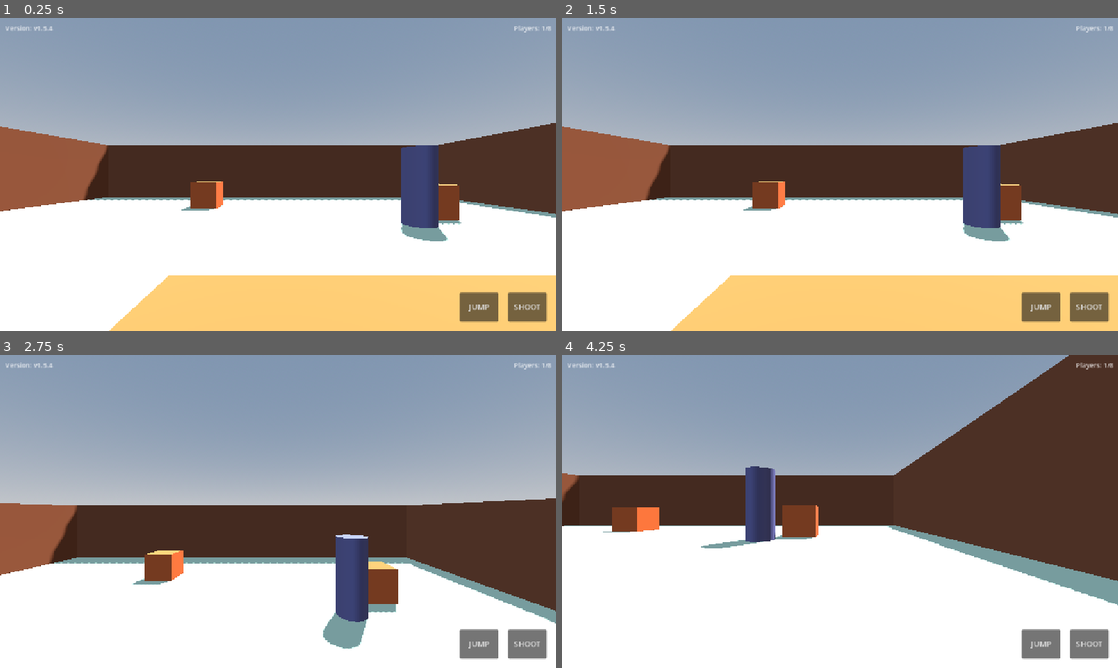
Above: before the commit, frames 1-4 (two rows, left to right).
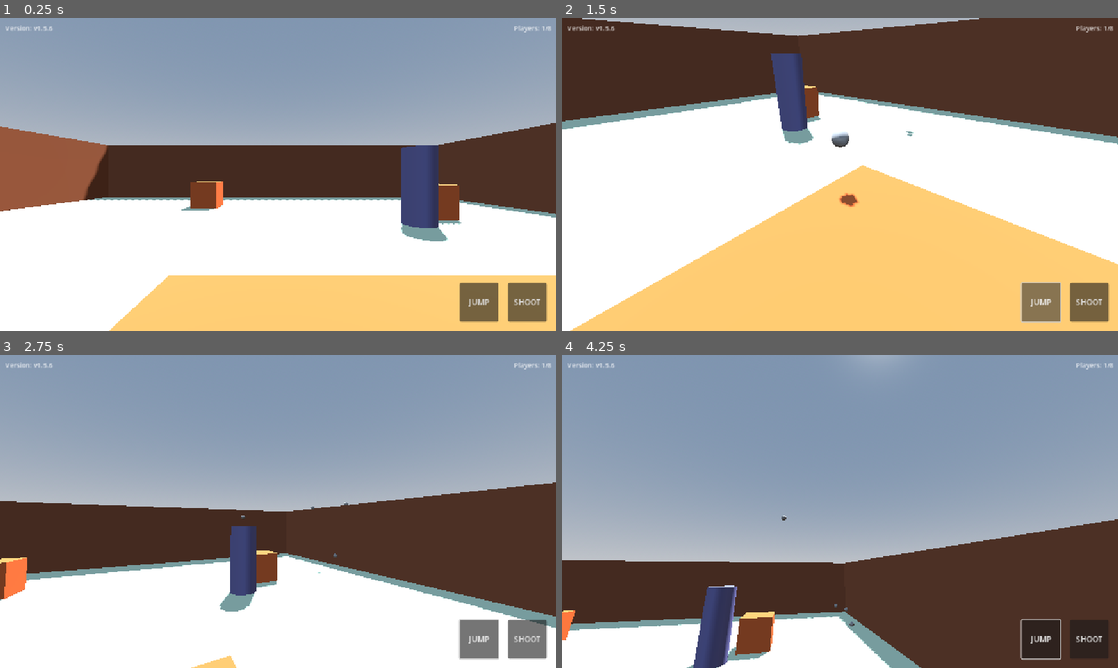
Above: after the commit, the same moments.

Repository: shikiuku/SimpleFPS
Game: Godot game, scene res://scenes/TestLevel.tscn
The game is run twice, just before and just after one commit, with the same random seed, the same clock (stepped at 60 frames per second) and the same inputs. This scene is started directly instead of the project's main scene.
Inputs (mouse positions are in pixels of both pictures, inside the frame that each line leads up to):
- Up to frame 1 (0.25 s): no input
- Up to frame 2 (1.5 s): click "SHOOT" at 0.5 s; click "JUMP" at 1.25 s
- Up to frame 3 (2.75 s): move the mouse to (400, 495) at 2.02 s; press the mouse at (400, 495) at 2.03 s; hold D (move_right) from 2.03 s (still down); tap Space (jump) at 2.27, 2.3, 2.57 s
- Up to frame 4 (4.25 s): release D (move_right) at 2.75 s; release the mouse at (962, 495) at 2.75 s; drag from (728, 527) to (812, 574) at 2.77 s; move the mouse to (895, 442) at 3.52 s; hold D (move_right) from 3.53 s (still down); hold Shift (run) from 3.53 s (still down); click (895, 442) at 3.67 s; tap Space (jump) at 3.8 s

The runs differ from the first frame. In frame 1, 0.7% of the frame differs, in the area x 8-99%, y 2-94%; in frame 2, 76%, in the area x 0-100%, y 0-100%; in frame 3, 14%; in frame 4, 64%.

Commit message:
v1.5.6: プラットフォーム検出を削除してモバイルUIを全プラットフォームで常に表示
- SimpleFPSController.gd: _is_mobile()関数削除、モバイル入力を常時有効化
- MobileUI.gd: _is_mobile()関数削除
- プラットフォーム関係なくジャンプ・射撃ボタンを表示

Diff:
--- a/scenes/MobileUI.tscn
+++ b/scenes/MobileUI.tscn
@@ -4,41 +4,6 @@
 
 [node name="MobileUI" type="CanvasLayer"]
 script = ExtResource("1_mobile")
-
-[node name="JoystickVisual" type="Control" parent="."]
-anchors_preset = 0
-anchor_right = 0.4
-anchor_bottom = 1.0
-
-[node name="ShootButton" type="Button" parent="."]
-anchors_preset = 3
-anchor_left = 1.0
-anchor_top = 1.0
-anchor_right = 1.0
-anchor_bottom = 1.0
-offset_left = -100.0
-offset_top = -80.0
-offset_right = -20.0
-offset_bottom = -20.0
-grow_horizontal = 0
-grow_vertical = 0
-text = "SHOOT"
-flat = false
-
-[node name="JumpButton" type="Button" parent="."]
-anchors_preset = 3
-anchor_left = 1.0
-anchor_top = 1.0
-anchor_right = 1.0
-anchor_bottom = 1.0
-offset_left = -200.0
-offset_top = -80.0
-offset_right = -120.0
-offset_bottom = -20.0
-grow_horizontal = 0
-grow_vertical = 0
-text = "JUMP"
-flat = false
 
 [node name="MovementArea" type="Control" parent="."]
 anchors_preset = 0
@@ -48,5 +13,39 @@
 [node name="ViewArea" type="Control" parent="."]
 anchors_preset = 0
 anchor_left = 0.4
+anchor_right = 0.6
+anchor_bottom = 0.8
+
+[node name="JoystickVisual" type="Control" parent="."]
+anchors_preset = 0
+anchor_right = 0.4
+anchor_bottom = 1.0
+mouse_filter = 2
+
+[node name="ShootButton" type="Button" parent="."]
+anchors_preset = 3
+anchor_left = 1.0
+anchor_top = 1.0
 anchor_right = 1.0
 anchor_bottom = 1.0
+offset_left = -100.0
+offset_top = -100.0
+offset_right = -20.0
+offset_bottom = -20.0
+grow_horizontal = 0
+grow_vertical = 0
+text = "SHOOT"
+
+[node name="JumpButton" type="Button" parent="."]
+anchors_preset = 3
+anchor_left = 1.0
+anchor_top = 1.0
+anchor_right = 1.0
+anchor_bottom = 1.0
+offset_left = -200.0
+offset_top = -100.0
+offset_right = -120.0
+offset_bottom = -20.0
+grow_horizontal = 0
+grow_vertical = 0
+text = "JUMP"
--- a/scripts/GameUI.gd
+++ b/scripts/GameUI.gd
@@ -4,7 +4,7 @@
 @onready var player_count_label = $PlayerCountLabel
 
 # ゲームのバージョン
-const VERSION = "v1.5.4"
+const VERSION = "v1.5.6"
 
 func _ready():
 	# バージョンを表示
--- a/scripts/MobileUI.gd
+++ b/scripts/MobileUI.gd
@@ -19,87 +19,35 @@
 var joystick_radius = 60.0
 var joystick_dead_zone = 10.0
 
-func _is_mobile() -> bool:
-	# モバイル環境の判定（Web版でもタッチ対応デバイスなら表示）
-	var is_mobile_os = OS.get_name() == "Android" or OS.get_name() == "iOS" or OS.has_feature("mobile")
-	var has_touchscreen = DisplayServer.is_touchscreen_available()
-	var os_name = OS.get_name()
+func _ready():
+	print("=== MobileUI INITIALIZATION ===")
+	print("Always showing UI (no platform detection)")
 
-	print("Mobile detection - OS: ", os_name, " Mobile OS: ", is_mobile_os, " Touchscreen: ", has_touchscreen)
+	# ボタン接続（シンプルで確実な方法）
+	shoot_button.pressed.connect(_on_shoot_pressed)
+	jump_button.pressed.connect(_on_jump_pressed)
 
-	# Web版でタッチスクリーンが利用可能な場合もモバイルとして扱う
-	return is_mobile_os or has_touchscreen or os_name == "Web"
+	# タッチエリア接続
+	movement_area.gui_input.connect(_on_movement_input)
+	view_area.gui_input.connect(_on_view_input)
 
-func setup_touch_buttons():
-	# 移動ジョイスティックエリア
-	movement_area.gui_input.connect(_on_movement_area_input)
+	print("MobileUI setup complete!")
+	print("Shoot button: ", shoot_button)
+	print("Jump button: ", jump_button)
+	print("Movement area: ", movement_area)
+	print("View area: ", view_area)
 
-	# 視点操作エリア
-	view_area.gui_input.connect(_on_view_area_input)
+# _is_mobile()関数は削除済み - 常にモバイルUIを表示
 
-	# ボタンのタッチイベント処理も追加
-	if shoot_button:
-		shoot_button.gui_input.connect(_on_shoot_button_touch)
-	if jump_button:
-		jump_button.gui_input.connect(_on_jump_button_touch)
-
-	# ボタンシグナルを遅延接続（より確実）
-	call_deferred("_connect_buttons")
-
-	# ボタンの見た目を設定
-	_setup_button_visuals()
-
-func _connect_buttons():
-	# ボタンが完全に準備されてから接続（複数のシグナルを使用）
-	if shoot_button:
-		if not shoot_button.pressed.is_connected(_on_shoot_button_pressed):
-			shoot_button.pressed.connect(_on_shoot_button_pressed)
-		if not shoot_button.button_down.is_connected(_on_shoot_button_down):
-			shoot_button.button_down.connect(_on_shoot_button_down)
-		print("Shoot button connected!")
-
-	if jump_button:
-		if not jump_button.pressed.is_connected(_on_jump_button_pressed):
-			jump_button.pressed.connect(_on_jump_button_pressed)
-		if not jump_button.button_down.is_connected(_on_jump_button_down):
-			jump_button.button_down.connect(_on_jump_button_down)
-		print("Jump button connected!")
-
-	print("Touch buttons final status:")
-	print("  Shoot pressed: ", shoot_button.pressed.is_connected(_on_shoot_button_pressed))
-	print("  Jump pressed: ", jump_button.pressed.is_connected(_on_jump_button_pressed))
-
-func _on_shoot_button_pressed():
-	print("Shoot button pressed!")
+func _on_shoot_pressed():
+	print("SHOOT BUTTON PRESSED!")
 	shoot_pressed.emit()
 
-func _on_jump_button_pressed():
-	print("Jump button pressed!")
+func _on_jump_pressed():
+	print("JUMP BUTTON PRESSED!")
 	jump_pressed.emit()
 
-func _on_shoot_button_down():
-	print("Shoot button down!")
-	shoot_pressed.emit()
-
-func _on_jump_button_down():
-	print("Jump button down!")
-	jump_pressed.emit()
-
-func _on_shoot_button_touch(event: InputEvent):
-	if event is InputEventScreenTouch and event.pressed:
-		print("Shoot button touched!")
-		shoot_pressed.emit()
-
-func _on_jump_button_touch(event: InputEvent):
-	if event is InputEventScreenTouch and event.pressed:
-		print("Jump button touched!")
-		jump_pressed.emit()
-
-func _setup_button_visuals():
-	# デフォルトボタン色を使用（カスタム色を削除）
-	print("Button visuals setup complete - using default theme colors")
-
-func _on_movement_area_input(event: InputEvent):
+func _on_movement_input(event: InputEvent):
 	if event is InputEventScreenTouch:
 		if event.pressed and movement_touch_index == -1:
 			# タッチ開始
@@ -120,9 +68,11 @@
 		if distance > joystick_dead_zone:
 			var direction = delta.normalized()
 			var strength = min(distance / joystick_radius, 1.0)
-			move_input.emit(direction * strength)
+			var final_input = direction * strength
+			move_input.emit(final_input)
+			print("Movement input: ", final_input)
 
-func _on_view_area_input(event: InputEvent):
+func _on_view_input(event: InputEvent):
 	if event is InputEventScreenTouch:
 		if event.pressed and view_touch_index == -1:
 			# 視点操作開始
@@ -138,20 +88,6 @@
 		# ドラッグ中
 		var delta = event.position - last_view_pos
 		last_view_pos = event.position
-		look_input.emit(delta * 0.002)  # マウス感度と同様
-
-func _ready():
-	# モバイルかどうか判定
-	if not _is_mobile():
-		visible = false
-		return
-
-	# TouchScreenButtonの設定
-	setup_touch_buttons()
-
-	# ジョイスティック表示用の描画設定
-	joystick_visual.custom_minimum_size = Vector2(160, 160)
-
-	print("Mobile UI initialized")
-	print("Shoot button node: ", shoot_button)
-	print("Jump button node: ", jump_button)
+		var final_input = delta * 0.002  # マウス感度と同様
+		look_input.emit(final_input)
+		print("Look input: ", final_input)
--- a/scripts/SimpleFPSController.gd
+++ b/scripts/SimpleFPSController.gd
@@ -44,9 +44,8 @@
 		setup_mobile_ui()
 		setup_game_ui()
 
-		# PCの場合のみマウスをキャプチャ
-		if not _is_mobile():
-			Input.set_mouse_mode(Input.MOUSE_MODE_CAPTURED)
+		# マウス入力がある場合はマウスをキャプチャ
+		Input.set_mouse_mode(Input.MOUSE_MODE_CAPTURED)
 
 		camera.current = true
 		mesh_instance.visible = false
@@ -60,28 +59,10 @@
 		mesh_instance.set_surface_override_material(0, new_material)
 		print("Remote player initialized: ", name, " (RED - VISIBLE)")
 
-func _is_mobile() -> bool:
-	var is_mobile_os = OS.get_name() == "Android" or OS.get_name() == "iOS" or OS.has_feature("mobile")
-	var has_touchscreen = DisplayServer.is_touchscreen_available()
-	var os_name = OS.get_name()
-
-	# Web版でも表示するように強制
-	var result = is_mobile_os or has_touchscreen or os_name == "Web"
-
-	# デバッグメッセージを1回だけ出力（静的変数で管理）
-	@warning_ignore("static_called_on_instance")
-	if not _mobile_detection_printed:
-		print("SimpleFPSController mobile detection - OS: ", os_name, " Result: ", result)
-		_mobile_detection_printed = true
-
-	return result
-
-# 静的変数でデバッグメッセージの出力を制御
-static var _mobile_detection_printed = false
+# _is_mobile()関数は削除済み - 常にモバイルUIを表示
 
 func setup_mobile_ui():
-	if not _is_mobile():
-		return
+	print("Setting up mobile UI (always enabled)...")
 
 	# モバイルUI を読み込み
 	var mobile_ui_scene = preload("res://scenes/MobileUI.tscn")
@@ -94,8 +75,12 @@
 	mobile_ui.shoot_pressed.connect(_on_mobile_shoot)
 	mobile_ui.jump_pressed.connect(_on_mobile_jump)
 
-	print("Mobile UI setup complete - all signals connected!")
-	print("Mobile UI node: ", mobile_ui)
+	print("Mobile UI setup complete!")
+	print("Mobile UI signals connected:")
+	print("  - move_input: ", mobile_ui.move_input.is_connected(_on_mobile_move_input))
+	print("  - look_input: ", mobile_ui.look_input.is_connected(_on_mobile_look_input))
+	print("  - shoot_pressed: ", mobile_ui.shoot_pressed.is_connected(_on_mobile_shoot))
+	print("  - jump_pressed: ", mobile_ui.jump_pressed.is_connected(_on_mobile_jump))
 
 func setup_game_ui():
 	# GameUIを読み込み（全プレイヤーで共有、1回だけ作成）
@@ -134,23 +119,22 @@
 	if not is_multiplayer_authority():
 		return
 
-	# PCでのマウス操作（モバイルでは無視）
-	if not _is_mobile():
-		if event is InputEventMouseMotion:
-			# マウスでカメラ回転
-			rotate_y(-event.relative.x * mouse_sensitivity)
-			camera.rotate_x(-event.relative.y * mouse_sensitivity)
-			camera.rotation.x = clamp(camera.rotation.x, deg_to_rad(-90), deg_to_rad(90))
-
-		if event.is_action_pressed("mouseMode"):
-			if Input.get_mouse_mode() == Input.MOUSE_MODE_CAPTURED:
-				Input.set_mouse_mode(Input.MOUSE_MODE_VISIBLE)
-			else:
-				Input.set_mouse_mode(Input.MOUSE_MODE_CAPTURED)
-
-		# PC射撃
-		if event.is_action_pressed("shoot"):
-			shoot()
+	# マウス操作（PCとタッチ両対応）
+	if event is InputEventMouseMotion:
+		# マウスでカメラ回転
+		rotate_y(-event.relative.x * mouse_sensitivity)
+		camera.rotate_x(-event.relative.y * mouse_sensitivity)
+		camera.rotation.x = clamp(camera.rotation.x, deg_to_rad(-90), deg_to_rad(90))
+
+	if event.is_action_pressed("mouseMode"):
+		if Input.get_mouse_mode() == Input.MOUSE_MODE_CAPTURED:
+			Input.set_mouse_mode(Input.MOUSE_MODE_VISIBLE)
+		else:
+			Input.set_mouse_mode(Input.MOUSE_MODE_CAPTURED)
+
+	# キーボード・マウス射撃
+	if event.is_action_pressed("shoot"):
+		shoot()
 
 func _physics_process(delta):
 	if is_multiplayer_authority():
@@ -201,8 +185,8 @@
 	if Input.is_action_pressed("move_right"):
 		input_dir.x += 1
 
-	# モバイル入力を追加
-	if _is_mobile() and mobile_movement != Vector2.ZERO:
+	# モバイル入力を追加（常に有効）
+	if mobile_movement != Vector2.ZERO:
 		input_dir = mobile_movement
 
 	# 移動速度を決定
Not shown, changed: build/Simple FPS.pck
Not shown, changed: web-build/index.html
Not shown, changed: web-build/index.pck
